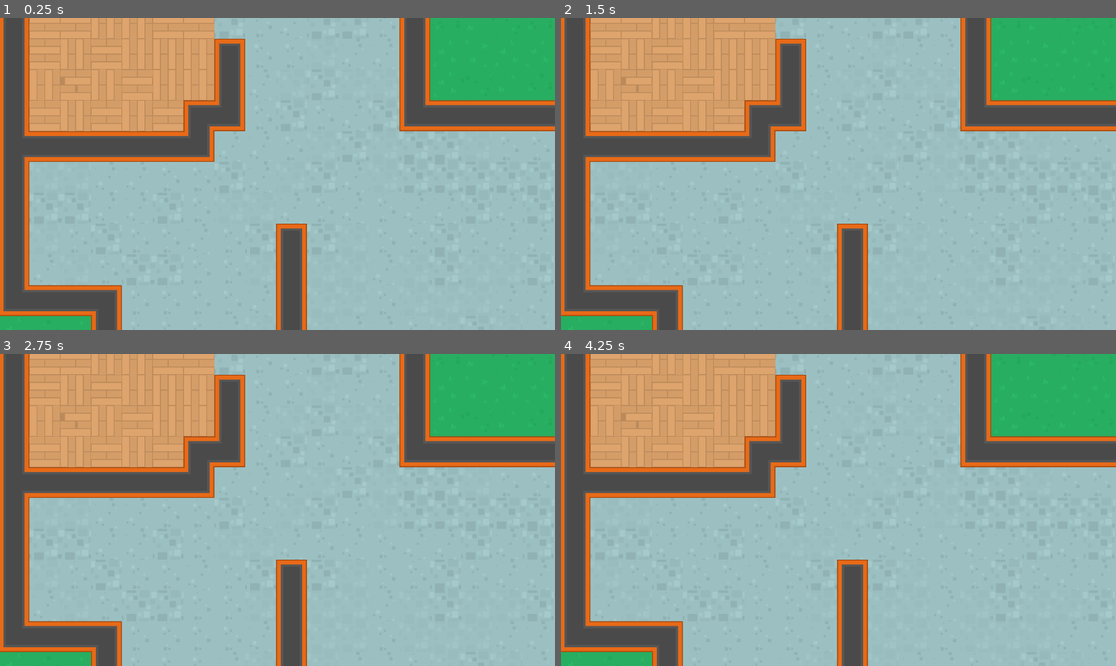
Above: before the commit, frames 1-4 (two rows, left to right).
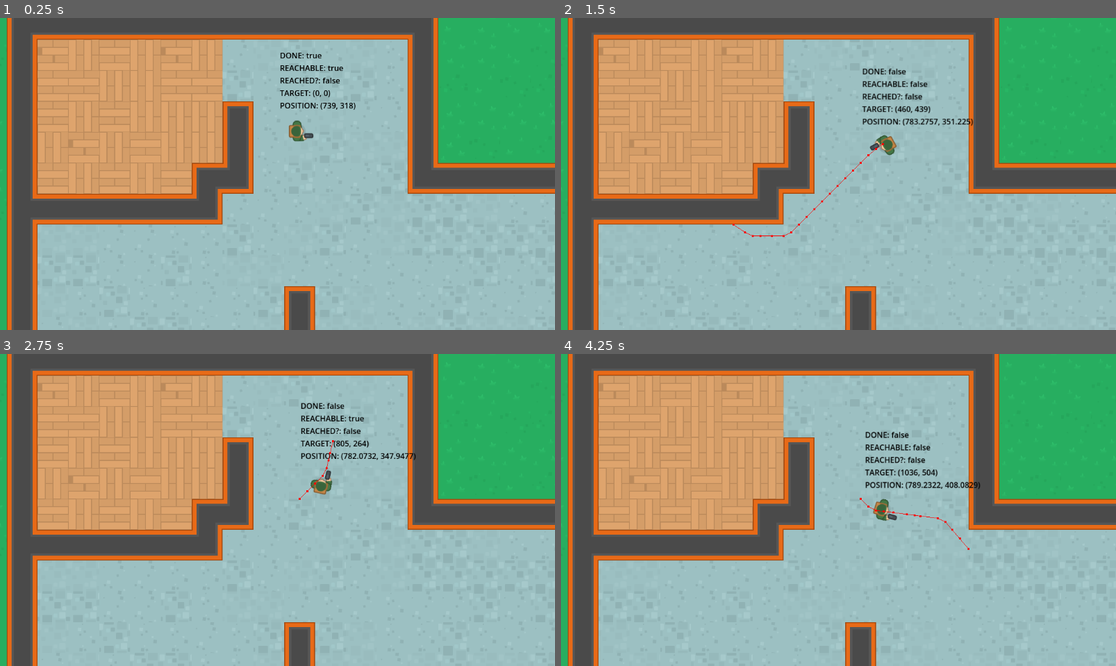
Above: after the commit, the same moments.

Repository: Esque123/Do-Not-Mind-Me
Game: Godot game, scene res://Scenes/level_map/level_map.tscn
The game is run twice, just before and just after one commit, with the same random seed, the same clock (stepped at 60 frames per second) and the same inputs. Before the commit the project has no main scene; this scene is started directly in both runs.
Inputs (mouse positions are in pixels of both pictures, inside the frame that each line leads up to):
- Up to frame 1 (0.25 s): no input
- Up to frame 2 (1.5 s): tap Enter at 0.5 s; move the mouse to (960, 158) at 0.52 s; click (960, 158) at 0.6 s; move the mouse to (727, 189) at 1.27 s; click (727, 189) at 1.35 s
- Up to frame 3 (2.75 s): move the mouse to (333, 441) at 2.02 s; click (333, 441) at 2.1 s
- Up to frame 4 (4.25 s): move the mouse to (810, 572) at 2.77 s; click (810, 572) at 2.85 s; move the mouse to (1005, 556) at 3.52 s; click (1005, 556) at 3.6 s

The runs differ from the first frame. In frame 1, 37% of the frame differs, in the area x 0-100%, y 0-100%; in frame 2, 37%; in frame 3, 37%; in frame 4, 37%.

Commit message:
Navigation 2D

Diff:
--- a/Scenes/level_map/level_map.tscn
+++ b/Scenes/level_map/level_map.tscn
@@ -6,6 +6,7 @@
 [ext_resource type="Texture2D" uid="uid://c7em3eqsilmwe" path="res://assets/spritesheets/walls.png" id="4_h6y6v"]
 [ext_resource type="Texture2D" uid="uid://xmyooq3e6ohs" path="res://assets/spritesheets/objects.png" id="5_vqq0k"]
 [ext_resource type="Texture2D" uid="uid://cngtg736b6apy" path="res://assets/spritesheets/playeholder_tiles_64.png" id="6_s21x6"]
+[ext_resource type="PackedScene" uid="uid://dkv6epx1rpq0o" path="res://npc/npc.tscn" id="7_wut3y"]
 
 [sub_resource type="TileSetAtlasSource" id="TileSetAtlasSource_3p305"]
 texture = ExtResource("1_nruoc")
@@ -300,10 +301,10 @@
 11:0/0/physics_layer_0/linear_velocity = Vector2(0, 0)
 11:0/0/physics_layer_0/angular_velocity = 0.0
 
-[sub_resource type="NavigationPolygon" id="NavigationPolygon_rxhuw"]
-vertices = PackedVector2Array(32, 32, -32, 32, -32, -32, 32, -32)
-polygons = Array[PackedInt32Array]([PackedInt32Array(0, 1, 2, 3)])
-outlines = Array[PackedVector2Array]([PackedVector2Array(-32, -32, 32, -32, 32, 32, -32, 32)])
+[sub_resource type="NavigationPolygon" id="NavigationPolygon_ib08v"]
+vertices = PackedVector2Array(16, -16, 32, -8, 32, 8, 16, 16, -16, 16, 8, 32, -8, 32, -8, -32, 8, -32, -16, -16, -32, 8, -32, -8)
+polygons = Array[PackedInt32Array]([PackedInt32Array(0, 1, 2, 3, 4), PackedInt32Array(3, 5, 6, 4), PackedInt32Array(7, 8, 0, 4, 9), PackedInt32Array(9, 4, 10, 11)])
+outlines = Array[PackedVector2Array]([PackedVector2Array(-8, -32, -16, -16, -16, -16, -32, -8, -32, 8, -16, 16, -8, 32, 8, 32, 16, 16, 32, 8, 32, -8, 16, -16, 8, -32)])
 source_geometry_group_name = &"navigation_polygon_source_group"
 agent_radius = 0.0
 
@@ -313,7 +314,7 @@
 0:0/0 = 0
 0:0/0/physics_layer_0/linear_velocity = Vector2(0, 0)
 0:0/0/physics_layer_0/angular_velocity = 0.0
-0:0/0/navigation_layer_0/polygon = SubResource("NavigationPolygon_rxhuw")
+0:0/0/navigation_layer_0/polygon = SubResource("NavigationPolygon_ib08v")
 1:0/0 = 0
 1:0/0/physics_layer_0/linear_velocity = Vector2(0, 0)
 1:0/0/physics_layer_0/angular_velocity = 0.0
@@ -356,7 +357,7 @@
 tile_set = SubResource("TileSet_pjttx")
 format = 2
 layer_0/name = "navigation"
-layer_0/tile_data = PackedInt32Array(131082, 5, 0, 196619, 5 …(501 unchanged characters)… , 5, 0, 524302, 5, 0, 589838, 5, 0, 131075, 5, 0, 196611, 5, 0, 262147, 5, 0, 327683, 5, 0, 393219, 5, 0, 131076, 5, 0, 196612, 5, 0, 262148, 5, 0, 327684, 5, 0, 393220, 5, 0, 131077, 5, 0, 196613, 5, 0, 262149, 5, 0, 327685, 5, 0, 393221, 5, 0, 131078, 5, 0, 196614, 5, 0, 262150, 5, 0, 327686, 5, 0, 393222, 5, 0, 131079, 5, 0, 196615, 5, 0, 262151, 5, 0, 327687, 5, 0, 393223, 5, 0, 131080, 5, 0, 196616, 5, 0, 131081, 5, 0, 196617, 5, 0, 262152, 5, 0, 327688, 5, 0, 655372, 5, 0, 720908, 5, 0, 7864 …(807 unchanged characters)…
+layer_0/tile_data = PackedInt32Array(131082, 5, 0, 196619, 5 …(501 unchanged characters)… , 5, 0, 524302, 5, 0, 589838, 5, 0, 131081, 5, 0, 196617, 5, 0, 655372, 5, 0, 720908, 5, 0, 7864 …(807 unchanged characters)…
 layer_1/name = "grass"
 layer_1/tile_data = PackedInt32Array(0, 131072, 0, 65536, 0, 0, 131072, 0, 0, 196608, 131072, 0, 262144, 327680, 0, 327 …(39556 unchanged characters)…
 layer_2/name = "concrete"
@@ -369,4 +370,7 @@
 layer_5/tile_data = PackedInt32Array()
 
 [node name="Camera2D" type="Camera2D" parent="."]
-position = Vector2(707, 537)
+position = Vector2(690, 407)
+
+[node name="NPC" parent="." instance=ExtResource("7_wut3y")]
+position = Vector2(729, 318)
--- /dev/null
+++ b/npc/npc.gd
@@ -0,0 +1,41 @@
+extends CharacterBody2D
+
+
+const SPEED: float = 80.0
+
+
+@onready var sprite_2d = $Sprite2D
+@onready var nav_agent = $NavAgent
+@onready var label = $Label
+
+
+# Called when the node enters the scene tree for the first time.
+func _ready():
+	pass
+
+
+# Called every frame. 'delta' is the elapsed time since the previous frame.
+func _physics_process(delta):
+	if Input.is_action_just_pressed("set_target"):
+		nav_agent.target_position = get_global_mouse_position()
+
+	update_navigation()
+	set_label()
+
+
+func update_navigation() -> void:
+	if nav_agent.is_navigation_finished() == false:
+		var next_path_position: Vector2 = nav_agent.get_next_path_position()
+		sprite_2d.look_at(next_path_position)
+		velocity = global_position.direction_to(next_path_position) * SPEED
+		move_and_slide()
+
+
+
+func set_label() -> void:
+	var s = "DONE: %s\n" % nav_agent.is_navigation_finished()
+	s += "REACHABLE: %s\n" % nav_agent.is_target_reachable()
+	s += "REACHED?: %s\n" % nav_agent.is_target_reached()
+	s += "TARGET: %s\n" % nav_agent.target_position
+	s += "POSITION: %s\n" % sprite_2d.global_position
+	label.text = s
--- /dev/null
+++ b/npc/npc.tscn
@@ -0,0 +1,34 @@
+[gd_scene load_steps=4 format=3 uid="uid://dkv6epx1rpq0o"]
+
+[ext_resource type="Script" path="res://npc/npc.gd" id="1_cdowe"]
+[ext_resource type="Texture2D" uid="uid://bavw4ma30vgnr" path="res://assets/images/soldier1_gun.png" id="1_nmdm0"]
+
+[sub_resource type="CapsuleShape2D" id="CapsuleShape2D_lqtd2"]
+radius = 12.0
+height = 42.0
+
+[node name="NPC" type="CharacterBody2D"]
+script = ExtResource("1_cdowe")
+
+[node name="Sprite2D" type="Sprite2D" parent="."]
+position = Vector2(10, 0)
+texture = ExtResource("1_nmdm0")
+
+[node name="CollisionShape2D" type="CollisionShape2D" parent="."]
+shape = SubResource("CapsuleShape2D_lqtd2")
+
+[node name="NavAgent" type="NavigationAgent2D" parent="."]
+path_desired_distance = 10.0
+target_desired_distance = 20.0
+debug_enabled = true
+
+[node name="Label" type="Label" parent="."]
+offset_left = -34.0
+offset_top = -169.0
+offset_right = 39.0
+offset_bottom = -94.0
+theme_override_colors/font_color = Color(0, 0, 0, 1)
+text = "ASASsaas
+ASASasas
+ASASasas
+"
--- a/project.godot
+++ b/project.godot
@@ -11,8 +11,17 @@
 [application]
 
 config/name="Don't Mind Me"
+run/main_scene="res://Scenes/level_map/level_map.tscn"
 config/features=PackedStringArray("4.2", "Mobile")
 config/icon="res://icon.svg"
+
+[input]
+
+set_target={
+"deadzone": 0.5,
+"events": [Object(InputEventMouseButton,"resource_local_to_scene":false,"resource_name":"","device":-1,"window_id":0,"alt_pressed":false,"shift_pressed":false,"ctrl_pressed":false,"meta_pressed":false,"button_mask":0,"position":Vector2(0, 0),"global_position":Vector2(0, 0),"factor":1.0,"button_index":1,"canceled":false,"pressed":false,"double_click":false,"script":null)
+]
+}
 
 [rendering]
 
Not shown: 1 places in Scenes/level_map/level_map.tscn that only renumber resources
